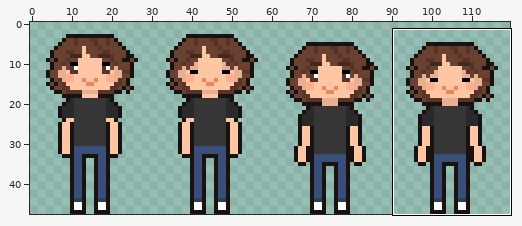
One commit to this sprite sheet: Assets/Sprites/tenants/eric_front.png. Above, an overview of the earlier version with the close-up marked.
Close-up. Old version:
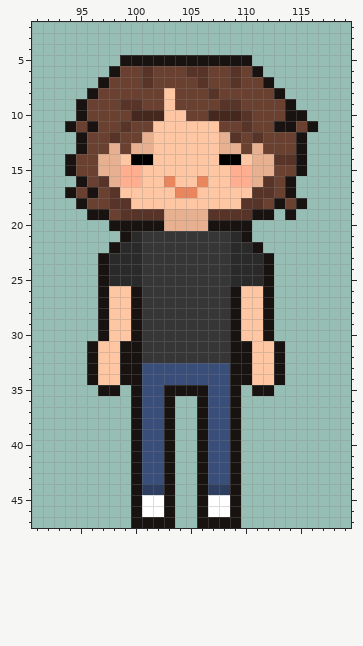
The file is 120x48 pixels. Shown: x 91..119, y 2..47. The commit also changed other parts of the picture, which this record leaves out.
The result:
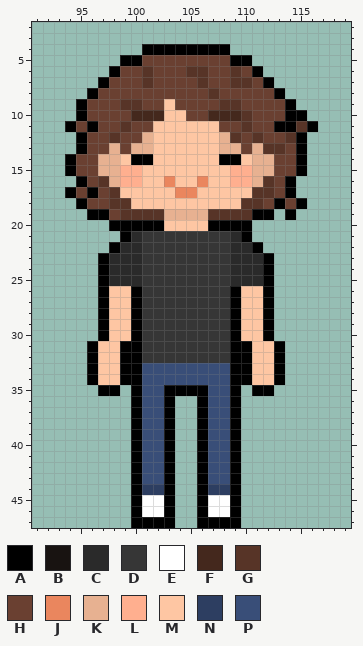
Palette (. is transparent): A #000000  B #181311  C #2a2a2a  D #363636  E #ffffff  F #44281d  G #573427  H #6a4031  J #ea865e  K #e7b191  L #ffaf8f  M #fec6a3  N #2d3e61  P #394e78
What changed:
y 4: x 101..108 ........ -> AAAAAAAA
y 5: x 99..110 BBBBBBBBBBBB -> AAHHHHHHHHAA
y 6: x 98 B -> A; x 111 B -> A
y 7: x 97 B -> A; x 110 H -> G; x 112 B -> A
y 8: x 96 B -> A; x 103 M -> H; x 113 B -> A
y 9: x 95 B -> A; x 114 B -> A
y 10: x 95 B -> A; x 114..115 BB -> AA
y 11: x 94 B -> A; x 96 B -> A; x 113..116 BBHB -> AAGA
y 12: x 95 B -> A; x 114..115 HB -> GA
y 13: x 95 B -> A; x 112..113 HH -> GG; x 115 B -> A
y 14: x 94 B -> A; x 113..115 GGB -> HHA
y 15: x 94 B -> A; x 115 B -> A
y 16: x 95 B -> A; x 114 B -> A
y 17: x 94 B -> A; x 96 B -> A; x 114 B -> A
y 18: x 95 B -> A; x 113 B -> A; x 115 B -> A
y 19: x 96..97 BB -> AA; x 111..112 BB -> AA; x 114 B -> A
y 20: x 98..110 BBBBBKKKKBBBB -> AAAAAMMMMAAAA
y 21: x 99 B -> A; x 110 B -> A
y 22: x 98 B -> A; x 111 B -> A
y 23..25: x 97 B -> A; x 112 B -> A
y 26..30: x 97 B -> A; x 100 B -> A; x 109 B -> A; x 112 B -> A
y 31..34: x 96 B -> A; x 99..100 BB -> AA; x 109..110 BB -> AA; x 113 B -> A
y 35: x 97..98 BB -> AA; x 100 B -> A; x 103..106 BBBB -> AAAA; x 109 B -> A; x 111..112 BB -> AA
y 36..46: x 100 B -> A; x 103 B -> A; x 106 B -> A; x 109 B -> A
y 47: x 100..103 BBBB -> AAAA; x 106..109 BBBB -> AAAA
